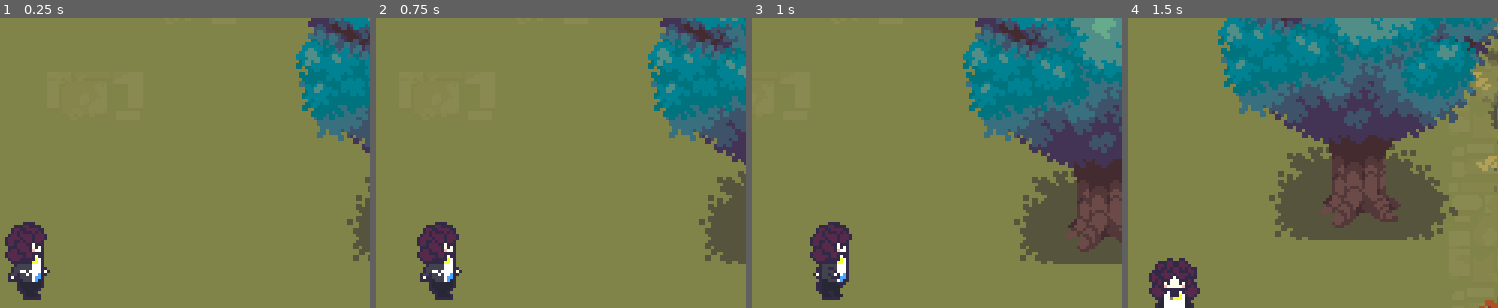
Above: before the commit, frames 1-4 (left to right).
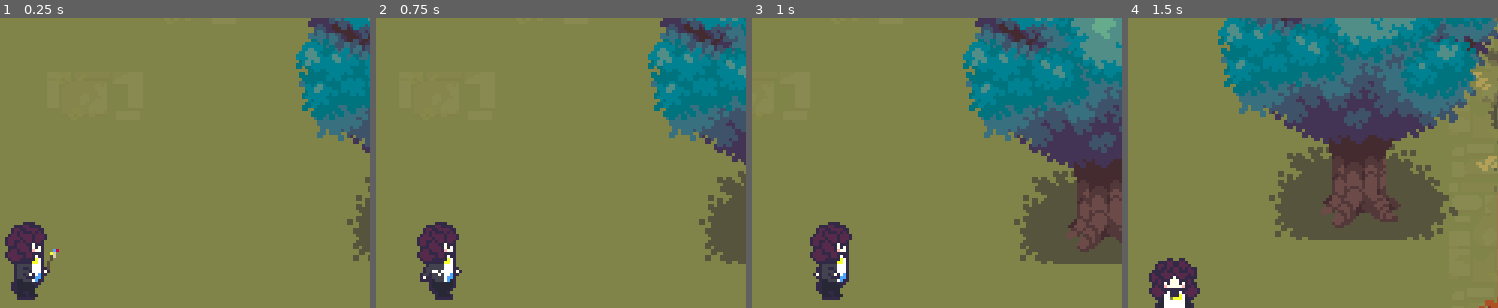
Above: after the commit, the same moments.

Repository: Novaaaaaaaaa0/KnightHacks2026
Game: Godot game, scene res://scenes/puzzle1.tscn
Same seed, same stepped clock (60 frames per second), same inputs: the game is played once before the commit and once after it.
Inputs:
- Up to frame 1 (0.25 s): no input
- Up to frame 2 (0.75 s): tap Enter at 0.5 s; hold D (moveRight) from 0.53 s (still down)
- Up to frame 3 (1 s): keep holding D (moveRight)
- Up to frame 4 (1.5 s): release D (moveRight) at 1.28 s; hold S (moveDown) from 1.28 s (still down)
The pictures show only the part of the screen within x 46-96%, y 8-58%; the shares and areas given below are measured in that part.

The runs differ from the first frame. In frame 1, 0.5% of the frame differs, in the area x 2-16%, y 79-98%; in frame 2, nothing differs; in frame 3, nothing differs; in frame 4, nothing differs.

Commit message:
Interact Animation

Diff:
--- a/assets/sprites/gretta_sprite_frames.tres
+++ b/assets/sprites/gretta_sprite_frames.tres
@@ -26,6 +26,18 @@
 atlas = ExtResource("1_fm13a")
 region = Rect2(64, 0, 32, 32)
 
+[sub_resource type="AtlasTexture" id="AtlasTexture_hp0lh"]
+atlas = ExtResource("1_fm13a")
+region = Rect2(0, 128, 32, 32)
+
+[sub_resource type="AtlasTexture" id="AtlasTexture_jg6dp"]
+atlas = ExtResource("1_fm13a")
+region = Rect2(32, 128, 32, 32)
+
+[sub_resource type="AtlasTexture" id="AtlasTexture_wgn4e"]
+atlas = ExtResource("1_fm13a")
+region = Rect2(0, 128, 32, 32)
+
 [sub_resource type="AtlasTexture" id="AtlasTexture_nnttq"]
 atlas = ExtResource("1_fm13a")
 region = Rect2(0, 64, 32, 32)
@@ -37,6 +49,18 @@
 [sub_resource type="AtlasTexture" id="AtlasTexture_u6xcs"]
 atlas = ExtResource("1_fm13a")
 region = Rect2(32, 64, 32, 32)
+
+[sub_resource type="AtlasTexture" id="AtlasTexture_skvoa"]
+atlas = ExtResource("1_fm13a")
+region = Rect2(0, 160, 32, 32)
+
+[sub_resource type="AtlasTexture" id="AtlasTexture_anckn"]
+atlas = ExtResource("1_fm13a")
+region = Rect2(32, 160, 32, 32)
+
+[sub_resource type="AtlasTexture" id="AtlasTexture_enfd8"]
+atlas = ExtResource("1_fm13a")
+region = Rect2(0, 160, 32, 32)
 
 [sub_resource type="AtlasTexture" id="AtlasTexture_adw0g"]
 atlas = ExtResource("1_fm13a")
@@ -91,6 +115,20 @@
 "speed": 5.0
 }, {
 "frames": [{
+"duration": 2.0,
+"texture": SubResource("AtlasTexture_hp0lh")
+}, {
+"duration": 3.0,
+"texture": SubResource("AtlasTexture_jg6dp")
+}, {
+"duration": 2.0,
+"texture": SubResource("AtlasTexture_wgn4e")
+}],
+"loop": 0,
+"name": &"Left Interact",
+"speed": 5.0
+}, {
+"frames": [{
 "duration": 1.0,
 "texture": SubResource("AtlasTexture_nnttq")
 }],
@@ -107,6 +145,20 @@
 }],
 "loop": 1,
 "name": &"Left Walking",
+"speed": 5.0
+}, {
+"frames": [{
+"duration": 2.0,
+"texture": SubResource("AtlasTexture_skvoa")
+}, {
+"duration": 3.0,
+"texture": SubResource("AtlasTexture_anckn")
+}, {
+"duration": 2.0,
+"texture": SubResource("AtlasTexture_enfd8")
+}],
+"loop": 0,
+"name": &"Right Interact",
 "speed": 5.0
 }, {
 "frames": [{
--- a/scenes/mainCharacter.tscn
+++ b/scenes/mainCharacter.tscn
@@ -22,7 +22,7 @@
 [node name="AnimatedSprite2D" type="AnimatedSprite2D" parent="CollisionShape2D" unique_id=1481908244]
 position = Vector2(0.5, 0)
 sprite_frames = ExtResource("3_1mvck")
-animation = &"Right Walking"
+animation = &"Right Interact"
 
 [node name="Camera2D" type="Camera2D" parent="." unique_id=1234509425]
 position = Vector2(-2, 1)
